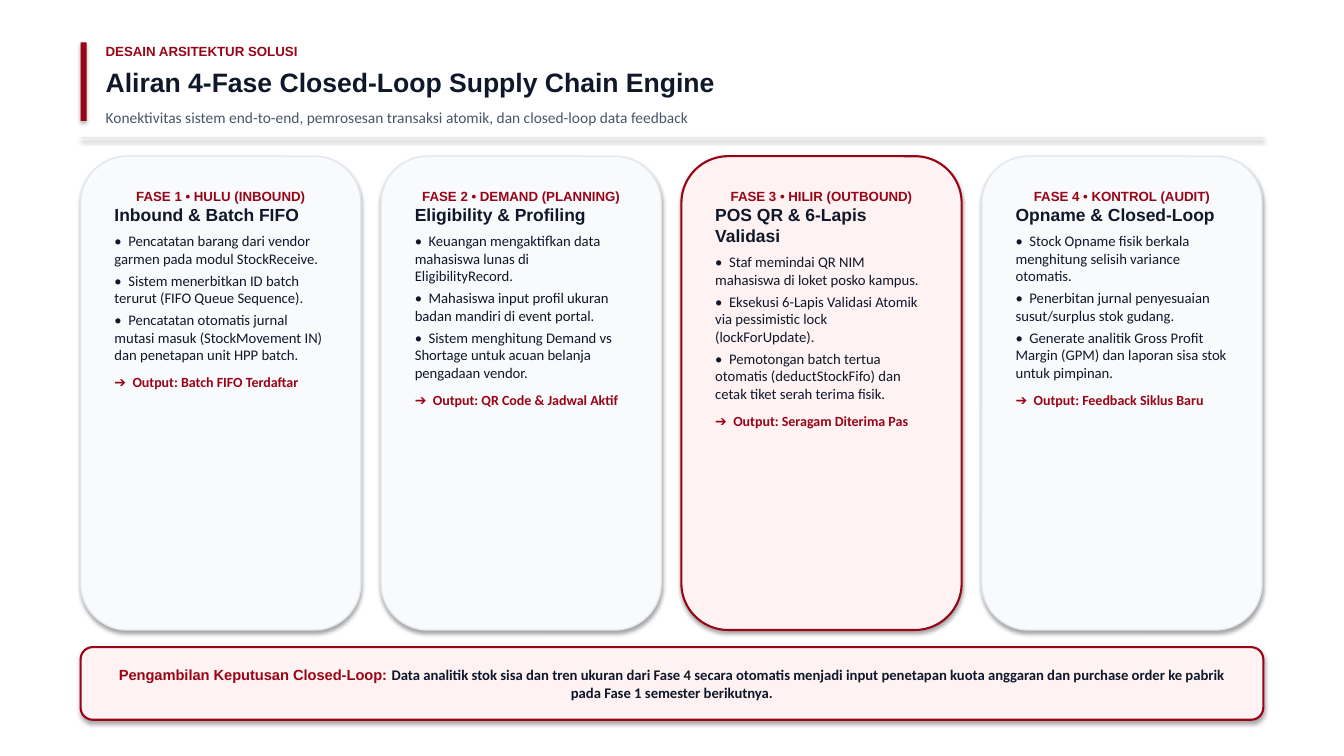
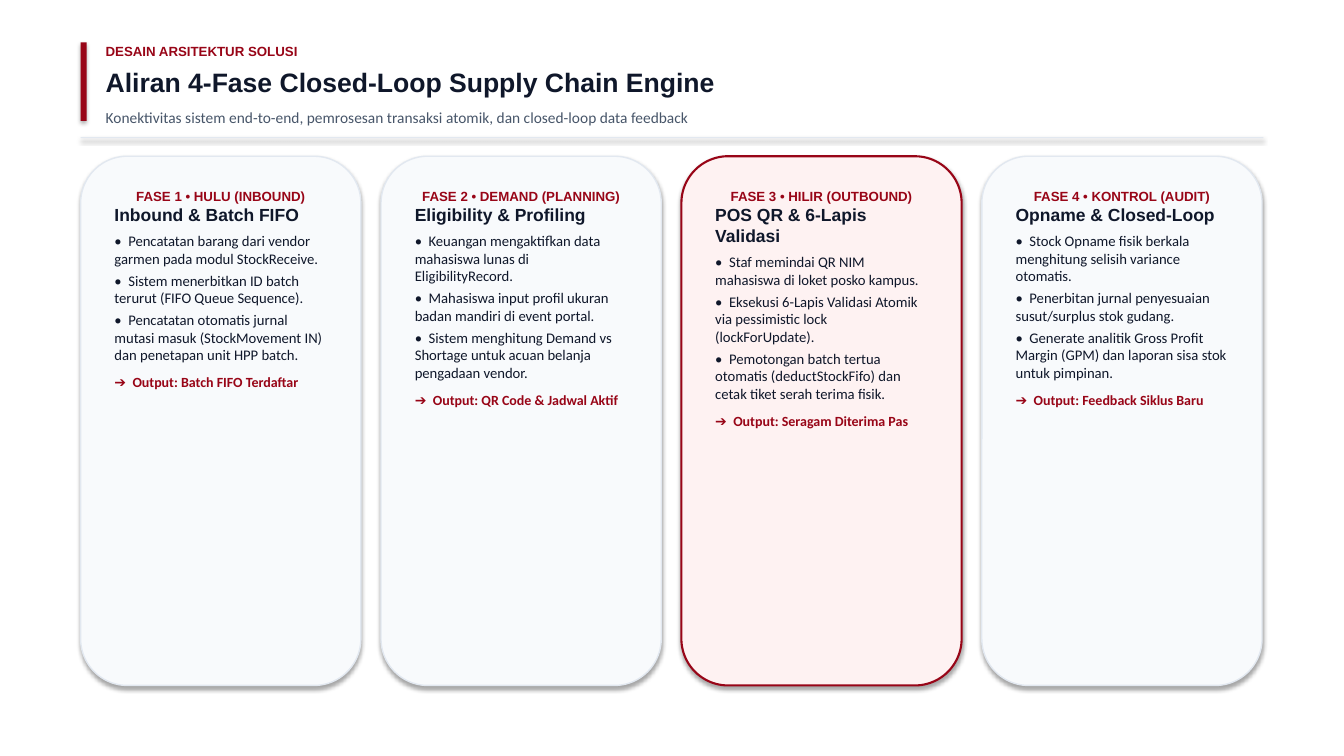
Before and after one commit to hildan-anugrah/tectnospark, a slide deck: slide 6 of HorizonU_Uniform_UniStock_SCM_Presentasi_Technospark.pptx. Drawn at 1344x756 pixels with LibreOffice and Linux fonts; fonts in the diff are those of the drawing. Boxes give left, top, right and bottom in pixels: in the first picture for what was removed or moved away, otherwise in the second. Text is boxed around its words. In the diff, an @@ line names an element or a change of style, - is before the commit and + after.

```diff
--- a/HorizonU_Uniform_UniStock_SCM_Presentasi_Technospark.pptx
+++ b/HorizonU_Uniform_UniStock_SCM_Presentasi_Technospark.pptx
@@ rounded rectangle "FASE 1 • HULU (INBOUND)": place and size @@
-rounded rectangle "FASE 1 • HULU (INBOUND)" at (81, 156, 361, 630)
+rounded rectangle "FASE 1 • HULU (INBOUND)" at (81, 156, 361, 686)
@@ rounded rectangle "FASE 2 • DEMAND (PLANNING)": place and size @@
-rounded rectangle "FASE 2 • DEMAND (PLANNING)" at (381, 156, 661, 630)
+rounded rectangle "FASE 2 • DEMAND (PLANNING)" at (381, 156, 661, 686)
@@ rounded rectangle "FASE 3 • HILIR (OUTBOUND)": place and size @@
-rounded rectangle "FASE 3 • HILIR (OUTBOUND)" at (682, 156, 962, 630)
+rounded rectangle "FASE 3 • HILIR (OUTBOUND)" at (682, 156, 962, 686)
@@ rounded rectangle "FASE 4 • KONTROL (AUDIT)": place and size @@
-rounded rectangle "FASE 4 • KONTROL (AUDIT)" at (982, 156, 1262, 630)
+rounded rectangle "FASE 4 • KONTROL (AUDIT)" at (982, 156, 1262, 686)
@@ rounded rectangle removed at (81, 647, 1263, 720) @@
-Pengambilan Keputusan Closed-Loop: Data analitik stok sisa dan tren ukuran dari Fase 4 secara otomatis menjadi input penetapan kuota anggaran dan purchase order ke pabrik pada Fase 1 semester berikutnya.
```
Also in this commit, not shown: 7 other slides changed, 2 other files.
